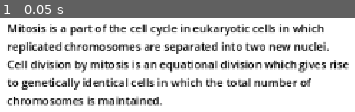
Above: before the commit, frame 1.
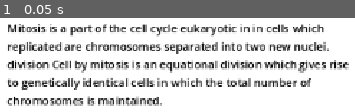
Above: after the commit, the same moment.

Repository: Vick-St3r/haven-keyboard
Game: Godot game, scene res://scenes/main_game.tscn
Same seed, same stepped clock (60 frames per second), same inputs: the game is played once before the commit and once after it.
Inputs:
- Up to frame 1 (0.05 s): no input

The runs differ from the first frame. In frame 1, 4.6% of the frame differs, in the area x 2-82%, y 6-56%.

Commit message:
Add text scrambling

Diff:
--- a/scenes/main_game.tscn
+++ b/scenes/main_game.tscn
@@ -20,10 +20,10 @@
 position = Vector2(574, 320)
 
 [node name="TextEdit" type="TextEdit" parent="." unique_id=179861261]
-offset_left = 80.0
-offset_top = 234.0
-offset_right = 1061.0
-offset_bottom = 590.0
+offset_left = 334.0
+offset_top = 168.0
+offset_right = 1315.0
+offset_bottom = 524.0
 theme_override_colors/font_color = Color(0, 0, 0, 1)
 theme_override_styles/normal = SubResource("StyleBoxEmpty_72e8q")
 
--- a/scripts/main_game.gd
+++ b/scripts/main_game.gd
@@ -16,8 +16,23 @@
 	# load contents of a random txt file
 	randomize()
 	targetText = FileAccess.get_file_as_string(textFiles.pick_random())
+	targetText = scrambleText(targetText)
 	targetTextDisplay.text = targetText
 
+func scrambleText(text):
+	var words = text.split(" ")
+	for i in words.size() - 1:
+		if randi_range(0, 4) == 4:
+			words = swapAtIndex(words, i)
+	print(words)
+	return " ".join(words)
+
+
+func swapAtIndex(arr, index):
+	var temp = arr[index+1]
+	arr[index+1] = arr[index]
+	arr[index] = temp
+	return arr;
 
 # Called every frame. 'delta' is the elapsed time since the previous frame.
 func _process(delta: float) -> void:
